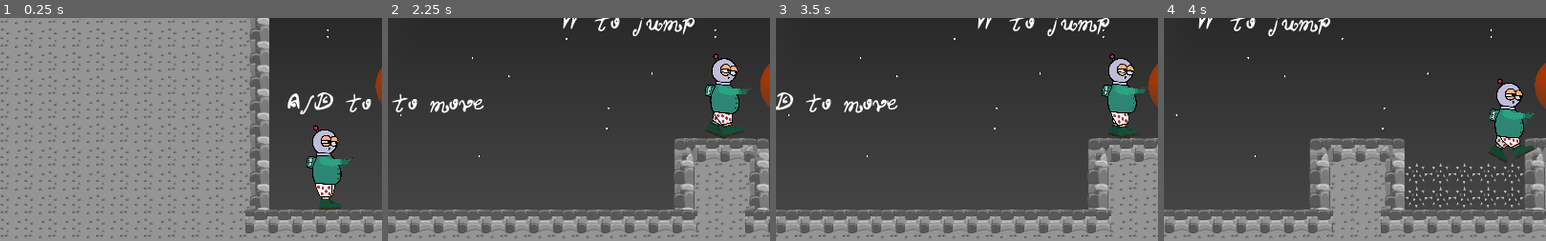
Above: before the commit, frames 1-4 (left to right).
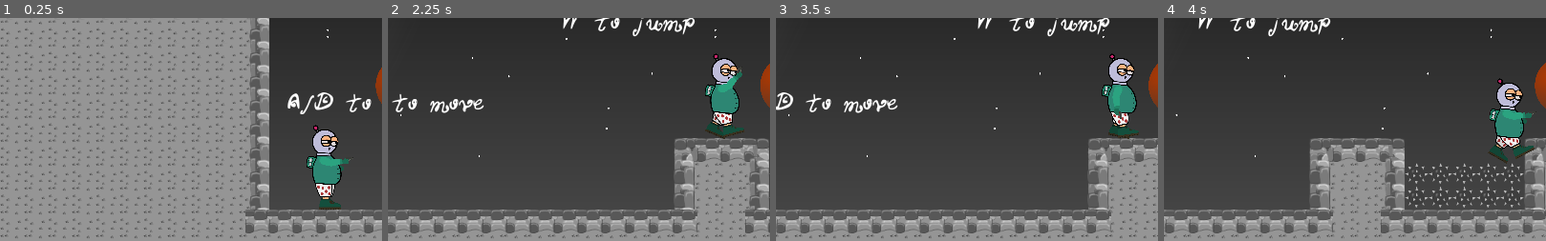
Above: after the commit, the same moments.

Repository: sredna43/gameoff2020
Game: Godot game, scene res://Main.tscn
Two runs of this game, one before a commit and one after it. Both use one fixed random seed, a clock stepped at 60 frames per second and the inputs below.
Inputs (mouse positions are % of the whole screen's width and height, from its top left):
- Up to frame 1 (0.25 s): no input
- Up to frame 2 (2.25 s): move the mouse to (72, 45) at 0.52 s; press the mouse at (72, 45) at 0.53 s; hold D (player_right) 0.53-2.03 s; tap Space (player_jump) at 0.77, 1.52 s; move the mouse to (30, 55) at 1.27 s; release the mouse at (30, 55) at 1.28 s; tap Shift (player_run) at 1.35 s; click (30, 55) at 1.55 s; move the mouse to (60, 28) at 2.02 s; press the mouse at (60, 28) at 2.03 s; hold A (player_left) from 2.03 s (still down)
- Up to frame 3 (3.5 s): move the mouse to (45, 70) at 2.77 s; release A (player_left) at 2.78 s; release the mouse at (45, 70) at 2.78 s; hold D (player_right) from 2.78 s (still down); click (45, 70) at 2.85 s; tap Space (player_jump) at 3.02 s
- Up to frame 4 (4 s): keep holding D (player_right); move the mouse to (80, 65) at 3.52 s; hold Shift (player_run) from 3.53 s (still down); tap Space (player_jump) at 3.77 s; click (80, 65) at 3.8 s
The pictures show only the part of the screen within x 8-58%, y 25-75%; the shares and areas given below are measured in that part.

The runs differ from the first frame. In frame 1, less than 0.1% of the frame differs, in the area x 88-93%, y 62-67%; in frame 2, 0.3%; in frame 3, 0.3%, in the area x 88-97%, y 30-46%; in frame 4, less than 0.1%.

Commit message:
gun is able to aim, bullets come from gun

Diff:
--- a/Godot/scenes/player/Player.tscn
+++ b/Godot/scenes/player/Player.tscn
@@ -2387,6 +2387,7 @@
 shape = SubResource( 2 )
 
 [node name="BulletSpawnerLocation" type="Position2D" parent="."]
+position = Vector2( -0.254115, 7.25204 )
 __meta__ = {
 "_edit_group_": true
 }
@@ -2395,28 +2396,26 @@
 script = ExtResource( 8 )
 
 [node name="root" type="Node2D" parent="."]
-scale = Vector2( 0.05, 0.05 )
+scale = Vector2( -0.05, 0.05 )
 
 [node name="thigh_l" type="Sprite" parent="root"]
 modulate = Color( 0.866667, 0.866667, 0.866667, 1 )
 position = Vector2( 27.705, 3.07813 )
-rotation = 1.13975
+rotation = -0.727471
 z_index = 1
 texture = ExtResource( 17 )
 offset = Vector2( -4.11979, 112.495 )
 
 [node name="shin_l" type="Sprite" parent="root/thigh_l"]
 position = Vector2( 15.4371, 116.939 )
-rotation = -0.0965325
-scale = Vector2( 1, 1 )
+rotation = -0.0316176
 z_as_relative = false
 texture = ExtResource( 19 )
 offset = Vector2( -3.01932, 61.4949 )
 
 [node name="foot_l" type="Sprite" parent="root/thigh_l/shin_l"]
-position = Vector2( -0.0894279, 107.978 )
-rotation = -0.139739
-scale = Vector2( 1, 1 )
+position = Vector2( -0.0894356, 107.978 )
+rotation = 0.0563211
 z_index = 1
 z_as_relative = false
 texture = ExtResource( 18 )
@@ -2425,28 +2424,28 @@
 [node name="bicep_l" type="Sprite" parent="root"]
 modulate = Color( 0.835294, 0.835294, 0.835294, 1 )
 light_mask = -2147483647
-position = Vector2( 2.68105, -203.322 )
-rotation = -1.00384
+position = Vector2( 10.1687, -198.685 )
+rotation = 0.801715
 texture = ExtResource( 10 )
 offset = Vector2( -5.61292, 39.767 )
 
 [node name="hand_l" type="Sprite" parent="root/bicep_l"]
-position = Vector2( 63.3648, 161.781 )
-rotation = 1.03947
+position = Vector2( 28.0741, 186.349 )
+rotation = 1.43938
 scale = Vector2( 0.789305, 0.789305 )
 texture = ExtResource( 21 )
 offset = Vector2( 36.7411, -21.3548 )
 
 [node name="forearm_l" type="Sprite" parent="root/bicep_l"]
 position = Vector2( -14.895, 86.9968 )
-rotation = -0.384845
-scale = Vector2( 1, 1 )
+rotation = 0.0150622
 texture = ExtResource( 12 )
 offset = Vector2( 23.3624, 51.5565 )
 
 [node name="antenna" type="Sprite" parent="root"]
-position = Vector2( -38.2556, -491.704 )
-rotation = -0.373624
+position = Vector2( -89.6706, -472.383 )
+rotation = -0.573735
+scale = Vector2( 1, 1 )
 texture = ExtResource( 15 )
 offset = Vector2( -13.1418, -28.02 )
 
@@ -2458,8 +2457,8 @@
 }
 
 [node name="thigh_r" type="Sprite" parent="root/hip"]
-position = Vector2( -47.2556, -2.674 )
-rotation = -0.732379
+position = Vector2( 2.61893, -26.1719 )
+rotation = 1.01094
 z_index = 2
 texture = ExtResource( 17 )
 offset = Vector2( 40.0099, 107.7 )
@@ -2470,7 +2469,7 @@
 
 [node name="shin_r" type="Sprite" parent="root/hip/thigh_r"]
 position = Vector2( 45.7853, 152.782 )
-rotation = -6.76205
+rotation = -6.69561
 z_index = 1
 z_as_relative = false
 texture = ExtResource( 19 )
@@ -2481,7 +2480,7 @@
 
 [node name="foot_r" type="Sprite" parent="root/hip/thigh_r/shin_r"]
 position = Vector2( -17.1248, 72.6802 )
-rotation = 0.43083
+rotation = 0.257928
 texture = ExtResource( 18 )
 offset = Vector2( 49.2577, 48.3351 )
 __meta__ = {
@@ -2496,7 +2495,7 @@
 
 [node name="remote_thigh_l" type="RemoteTransform2D" parent="root/hip"]
 position = Vector2( 34.5906, -12.2333 )
-rotation = 1.1988
+rotation = -0.668418
 remote_path = NodePath("../../thigh_l")
 __meta__ = {
 "_edit_bone_": true,
@@ -2505,7 +2504,7 @@
 
 [node name="remote_shin_l" type="RemoteTransform2D" parent="root/hip/remote_thigh_l"]
 position = Vector2( 15.4371, 116.939 )
-rotation = -0.0965324
+rotation = -0.0316176
 remote_path = NodePath("../../../thigh_l/shin_l")
 __meta__ = {
 "_edit_bone_": true
@@ -2513,7 +2512,7 @@
 
 [node name="remote_foot_l" type="RemoteTransform2D" parent="root/hip/remote_thigh_l/remote_shin_l"]
 position = Vector2( -0.0894203, 107.978 )
-rotation = -0.139739
+rotation = 0.0563209
 remote_path = NodePath("../../../../thigh_l/shin_l/foot_l")
 __meta__ = {
 "_edit_bone_": true
@@ -2527,8 +2526,8 @@
 }
 
 [node name="torso" type="Sprite" parent="root/hip"]
-position = Vector2( -73.229, 13.4511 )
-rotation = 0.185263
+position = Vector2( -61.2415, 20.4155 )
+rotation = 0.164822
 z_index = 2
 texture = ExtResource( 9 )
 offset = Vector2( 49.1212, -119.843 )
@@ -2539,7 +2538,7 @@
 
 [node name="helmet" type="Sprite" parent="root/hip/torso"]
 position = Vector2( 45.1709, -259.693 )
-rotation = 0.0225364
+rotation = -0.175284
 texture = ExtResource( 16 )
 offset = Vector2( -0.358482, -150.802 )
 __meta__ = {
@@ -2563,7 +2562,7 @@
 
 [node name="remote_antenna" type="RemoteTransform2D" parent="root/hip/torso/helmet"]
 position = Vector2( -77.6645, -266.274 )
-rotation = -0.52237
+rotation = -0.50422
 remote_path = NodePath("../../../../antenna")
 __meta__ = {
 "_edit_bone_": true
@@ -2577,7 +2576,7 @@
 
 [node name="remote_bicep_l" type="RemoteTransform2D" parent="root/hip/torso"]
 position = Vector2( 50.4377, -246.714 )
-rotation = -1.13005
+rotation = 0.695947
 remote_path = NodePath("../../../bicep_l")
 __meta__ = {
 "_edit_bone_": true,
@@ -2586,7 +2585,7 @@
 
 [node name="remote_forearm_l" type="RemoteTransform2D" parent="root/hip/torso/remote_bicep_l"]
 position = Vector2( -14.895, 86.9968 )
-rotation = -6.66803
+rotation = -6.26812
 remote_path = NodePath("../../../../bicep_l/forearm_l")
 __meta__ = {
 "_edit_bone_": true
@@ -2609,7 +2608,6 @@
 
 [node name="bicep_r" type="Sprite" parent="root/hip/torso"]
 position = Vector2( 32.6621, -217.686 )
-rotation = -1.55874
 texture = ExtResource( 10 )
 offset = Vector2( -6.53321, 36.263 )
 __meta__ = {
--- a/Godot/scenes/player/scripts/controller.gd
+++ b/Godot/scenes/player/scripts/controller.gd
@@ -52,8 +52,20 @@
 var can_fall_through: bool = false
 var on_vertical_platform: bool = false
 
-# Animation player
+# Animation
 onready var animation_player: AnimationPlayer = $root/AnimationPlayer
+
+# Shooting
+onready var gun: Sprite = $root/hip/torso/bicep_r
+onready var bullet_spawn: Position2D = $BulletSpawnerLocation
+var ur = Vector2(1,-1).normalized()
+var dr = Vector2(1,1).normalized()
+var ul = Vector2(-1,-1).normalized()
+var dl = Vector2(-1,1).normalized()
+var r = Vector2.RIGHT
+var u = Vector2.UP
+var l = Vector2.LEFT
+var d = Vector2.DOWN
 
 # Core functions
 
@@ -118,58 +130,99 @@
     if velocity.y <= terminal_velocity and not on_vertical_platform:
         velocity.y += gravity
 
+
 func fire() -> void:
     if not global.dev:
         global.ammo = clamp(global.ammo-1, 0, global.max_ammo)
-    var ur = Vector2(1,-1).normalized()
-    var dr = Vector2(1,1).normalized()
-    var ul = Vector2(-1,-1).normalized()
-    var dl = Vector2(-1,1).normalized()
-    var r = Vector2.RIGHT
-    var u = Vector2.UP
-    var l = Vector2.LEFT
-    var d = Vector2.DOWN
     if not controller_is_connected or Input.is_mouse_button_pressed(BUTTON_LEFT):
         var vector_to_mouse: Vector2 = get_local_mouse_position()
         var x = vector_to_mouse.x
         var y = -vector_to_mouse.y
+
         if y <= 0.5 * x and y > -0.5 * x: #RIGHT
             shoot_dir = r
+            gun.rotation_degrees = -90
+            bullet_spawn.position = Vector2(15, -9)
+
         if y > 0.5 * x and y <= 2 * x: #UP-RIGHT
             shoot_dir = ur
+            gun.rotation_degrees = -135
+            bullet_spawn.position = Vector2(11, -21)
+
         if y > 2 * x and y >= -2 * x: #UP
             shoot_dir = u
+            gun.rotation_degrees = -180
+            bullet_spawn.position = Vector2(0, -24)
+
         if y < -2 * x and y >= -0.5 * x: #UP-LEFT
             shoot_dir = ul
+            gun.rotation_degrees = -135
+            bullet_spawn.position = Vector2(-11, -21)
+
         if y < -0.5 * x and y >= 0.5 * x: #LEFT
             shoot_dir = l
+            gun.rotation_degrees = -90
+            bullet_spawn.position = Vector2(-15, -9)
+
         if y < 0.5 * x and y >= 2 * x: #DOWN-LEFT
             shoot_dir = dl
+            gun.rotation_degrees = -45
+            bullet_spawn.position = Vector2(-11, 2)
+
         if y < 2 * x and y <= -2 * x: #DOWN
             shoot_dir = d
+            gun.rotation_degrees = 0
+            bullet_spawn.position = Vector2(0, 7)
+
         if y > -2 * x and y <= -0.5 * x: #DOWN-RIGHT
             shoot_dir = dr
+            gun.rotation_degrees = -45
+            bullet_spawn.position = Vector2(11, 2)
     else:
         shoot_dir = direction
-        if horizontal_input > 0: #RIGHT
-            if abs(vertical_input) < 0.4:
+        if horizontal_input > 0:
+            if abs(vertical_input) < 0.4: #RIGHT
                 shoot_dir = r
-            if vertical_input > 0.4:
+                gun.rotation_degrees = -90
+                bullet_spawn.position = Vector2(15, -9)
+
+            if vertical_input > 0.4: #DOWN-RIGHT
                 shoot_dir = dr
-            if vertical_input < -0.4:
+                gun.rotation_degrees = -45
+                bullet_spawn.position = Vector2(11, 2)
+
+            if vertical_input < -0.4: #UP-RIGHT
                 shoot_dir = ur
-        if horizontal_input < 0: #LEFT
-            if abs(vertical_input) < 0.4:
+                gun.rotation_degrees = -135
+                bullet_spawn.position = Vector2(11, -21)
+
+        if horizontal_input < 0:
+            if abs(vertical_input) < 0.4: #LEFT
                 shoot_dir = l
-            if vertical_input > 0.4:
+                gun.rotation_degrees = -90
+                bullet_spawn.position = Vector2(-15, -9)
+
+            if vertical_input > 0.4: #DOWN-LEFT
                 shoot_dir = dl
-            if vertical_input < -0.4:
+                gun.rotation_degrees = -45
+                bullet_spawn.position = Vector2(-11, 2)
+
+            if vertical_input < -0.4: #UP-LEFT
                 shoot_dir = ul
-        if horizontal_input == 0: #UP/DOWN
-            if vertical_input > 0.4:
+                gun.rotation_degrees = -135
+                bullet_spawn.position = Vector2(-11, -21)
+
+        if horizontal_input == 0:
+            if vertical_input > 0.4: #DOWN
                 shoot_dir = d
-            if vertical_input < -0.4:
+                gun.rotation_degrees = 0
+                bullet_spawn.position = Vector2(0, 7)
+
+            if vertical_input < -0.4: #UP
                 shoot_dir = u
+                gun.rotation_degrees = -180
+                bullet_spawn.position = Vector2(0, -24)
+
     emit_signal("shoot", shoot_dir)
     shoot_timer.start()
 
@@ -185,6 +238,8 @@
             $root.scale.x = 0.05
             return
     $root.scale.x = 0.05 * velocity.x/abs(velocity.x) if velocity.x != 0 else 0.05 * direction.x
+    if shoot_dir.y == 0:
+        gun.rotation_degrees = -90
     if velocity.x and state_machine.active_state.tag in ["walk", "run"]:
         if direction.x != velocity.x/abs(velocity.x):
             pass
